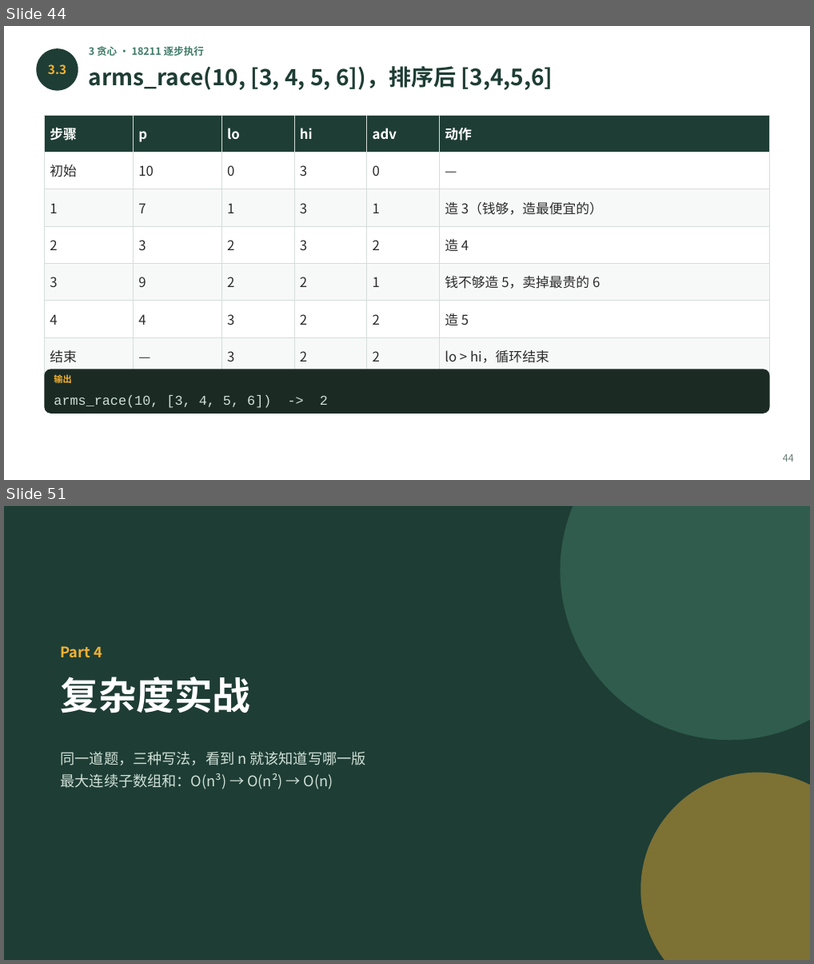
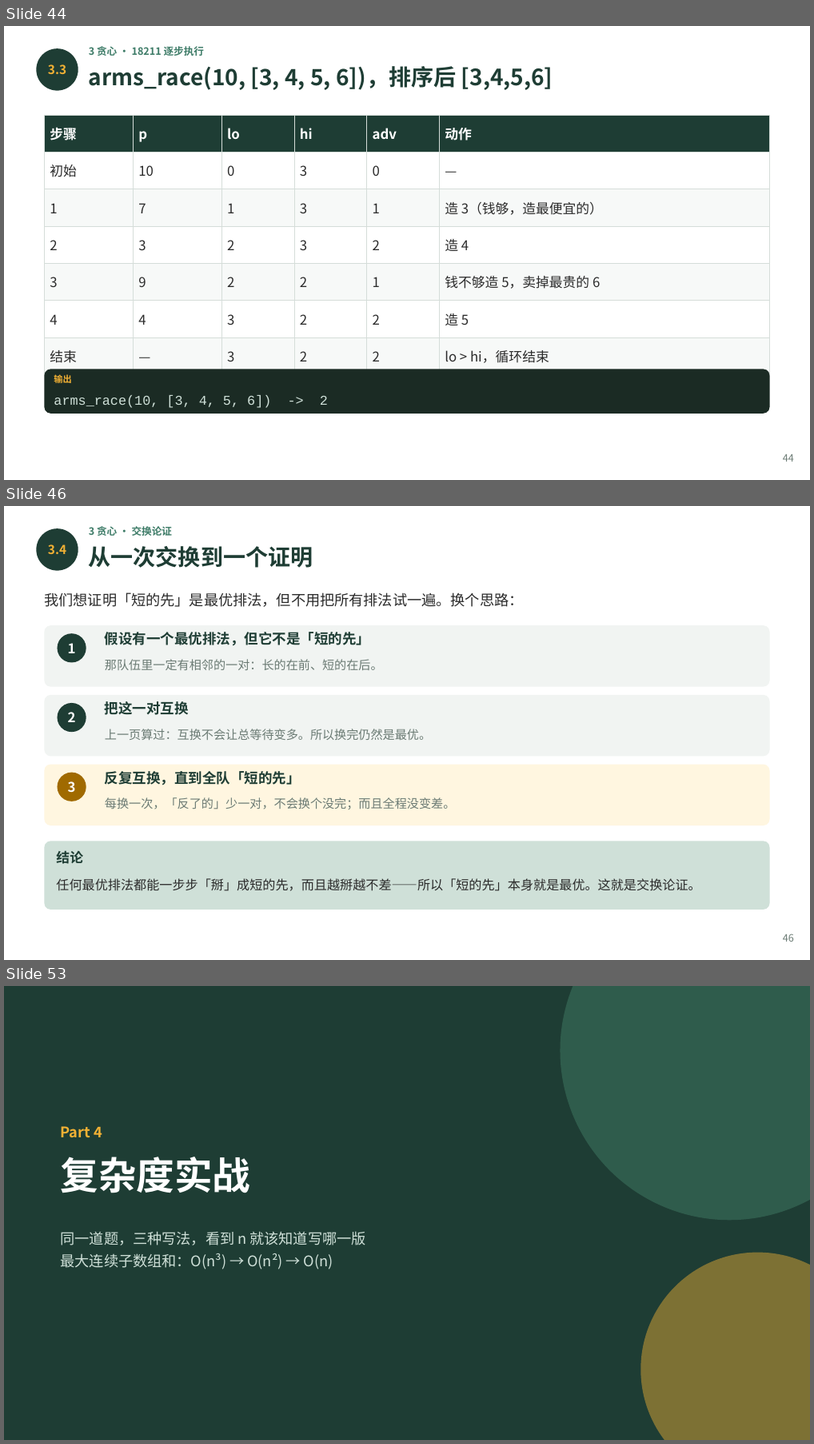
Before and after one commit to GMyhf/2026fall-cs101, a slide deck: courseware/202610_ADS_W06_Matrices_Sorting_Greedy.pptx. Shown one above the other, each under a label of ours: slides 44 and 51 before the commit, slides 44, 46 and 53 after it; the slides between them are not shown. The pictures are 814x964 and 814x1444 pixels, drawn with LibreOffice and Linux fonts; fonts in the diff are those of the drawing. Boxes give left, top, right and bottom in pixels: in the first picture for what was removed or moved away, otherwise in the second. Text is boxed around its words. In the diff, an @@ line names an element or a change of style, - is before the commit and + after.

```diff
--- a/courseware/202610_ADS_W06_Matrices_Sorting_Greedy.pptx
+++ b/courseware/202610_ADS_W06_Matrices_Sorting_Greedy.pptx
@@ slide 46 added at (4,506,810,960), background #FFFFFF @@
@@ ellipse added at (36,528,78,571), fill #1E3D34 @@
@@ text added at (89,526,172,536), 9 pt, text #3E7C68, bold @@
+3 贪心 · 交换论证
@@ text added at (48,544,66,554), 11 pt, text #F2B134, bold @@
+3.4
@@ text added at (89,546,313,568), 20 pt, text #1E3D34, bold @@
+从一次交换到一个证明
@@ text added at (44,592,523,607), 13 pt, text #2B2B2B @@
+我们想证明「短的先」是最优排法，但不用把所有排法试一遍。换个思路：
@@ rounded rectangle added at (44,625,770,687), fill #F1F4F2 @@
@@ ellipse added at (58,633,86,663), fill #1E3D34 @@
@@ text added at (68,643,76,653), 12 pt, text #FFFFFF, bold @@
+1
@@ text added at (105,632,370,646), 12.5 pt, text #1E3D34, bold @@
+假设有一个最优排法，但它不是「短的先」
@@ text added at (105,659,383,670), 10.8 pt, text #6B7B74 @@
+那队伍里一定有相邻的一对：长的在前、短的在后。
@@ rounded rectangle added at (44,695,770,756), fill #F1F4F2 @@
@@ ellipse added at (58,703,86,732), fill #1E3D34 @@
@@ text added at (68,712,76,722), 12 pt, text #FFFFFF, bold @@
+2
@@ text added at (105,701,189,715), 12.5 pt, text #1E3D34, bold @@
+把这一对互换
@@ text added at (105,728,431,740), 10.8 pt, text #6B7B74 @@
+上一页算过：互换不会让总等待变多。所以换完仍然是最优。
@@ rounded rectangle added at (44,764,770,825), fill #FFF6E0 @@
@@ ellipse added at (58,772,86,801), fill #A06A00 @@
@@ text added at (68,781,76,792), 12 pt, text #FFFFFF, bold @@
+3
@@ text added at (105,771,301,785), 12.5 pt, text #1E3D34, bold @@
+反复互换，直到全队「短的先」
@@ text added at (105,797,455,809), 10.8 pt, text #6B7B74 @@
+每换一次，「反了的」少一对，不会换个没完；而且全程没变差。
@@ rounded rectangle added at (44,840,770,909), fill #CFE0D8 @@
@@ text added at (56,850,83,864), 12 pt, text #1E3D34, bold @@
+结论
@@ text added at (56,878,701,891), 11.5 pt, text #2B2B2B @@
+任何最优排法都能一步步「掰」成短的先，而且越掰越不差——所以「短的先」本身就是最优。这就是交换论证。
@@ text added at (783,933,794,941), 9 pt, text #6B7B74 @@
+46
@@ what was slide 51 is now slide 53 @@
```
Also in this commit, not shown: 10 slides changed, 1 other slide added, 2 other files.
